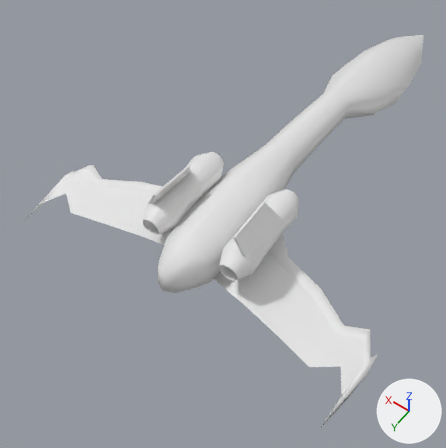
One commit to the Blender file assets/model/Ship/combined.blend: the scene before it, then after it.
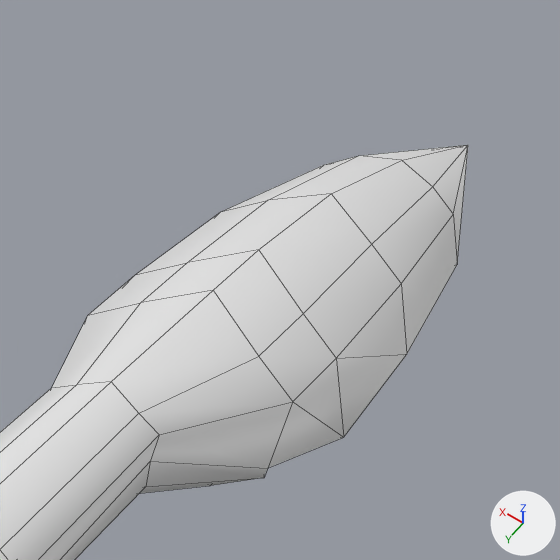
The first picture shows the older version from a 50 mm lens placed at (-7.6, 11.2, 17.6), pointed at (1.3, -1.3, -2.0). The close-ups show both versions on the part from 70% to 100% of the width and 0% to 30% of the height of that picture; other places that the commit changed are outside them. The lights are fixed; the arrows at lower right show +X, +Y and +Z. The close-ups show mesh edges as thin lines.
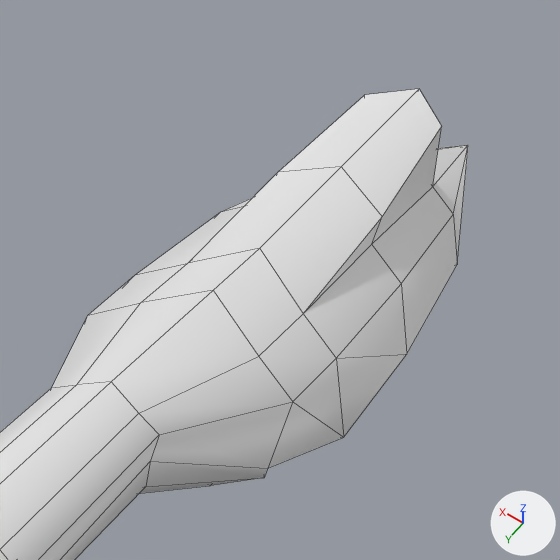
The change in detail:
me_cylinder has 137 vertices, 138 faces and spans x -1.5..1.6, y -1.5..1.1, z -17.6..3.7.
me_cylinder is used by ob_cylinder; location (-0.01, 0.11, 0.99); rotation (-1.658, 3.142, 0.0), in degrees (-95, 180, 0).
Verts and faces of me_cylinder; kept vertices keep their numbers, new ones are numbered from 137.
Before the commit, vertices of me_cylinder: 72 (0.1, 0.9, -10.6) at pixel (258, 249), 73 (0.7, 0.4, -10.5) at pixel (303, 313), 83 (-0.6, 0.5, -10.5) at pixel (187, 262), 84 (0.1, 0.6, -12.6) at pixel (331, 193), 85 (0.7, 0.3, -12.4) at pixel (371, 244).
Before the commit, vertices of me_cylinder: 95 (-0.6, 0.3, -12.4) at pixel (267, 200), 96 (0.1, -0.1, -14.9) at pixel (401, 160), 97 (0.5, -0.2, -14.8) at pixel (432, 186), 107 (-0.4, -0.2, -14.8) at pixel (358, 155).
Part 1, on me_cylinder:
Vertices deleted: 84 (with the faces that use them).
Vertex 96 moves to (0.1, -0.1, -15.0).
New vertex 141 is at (0.1, 0.9, -12.6), pixel (341, 166).
New vertex 142 is at (0.7, 0.6, -12.5), pixel (382, 216).
New vertex 143 is at (-0.6, 0.6, -12.5), pixel (277, 172).
New vertex 144 is at (0.1, 0.9, -14.7), pixel (419, 88).
New vertex 145 is at (0.5, 0.8, -14.3), pixel (441, 126).
New vertex 146 is at (-0.4, 0.8, -14.3), pixel (364, 94).
New faces: (72, 141, 143, 83), (95, 143, 146, 107), (96, 107, 146, 144), (141, 144, 146, 143), (141, 142, 145, 144), (96, 144, 145, 97).
New faces: (85, 97, 145, 142), (72, 73, 142, 141), (73, 85, 142), (83, 143, 95).

Location of each change, [x1, y1, x2, y2] in pixels of the close-ups (560 x 560 px):
'Cylinder', reshaped: before [0, 145, 468, 560]; after [0, 89, 468, 560]
part 1 of me_cylinder, built on: before [187, 145, 468, 313]; after [189, 89, 468, 313]
